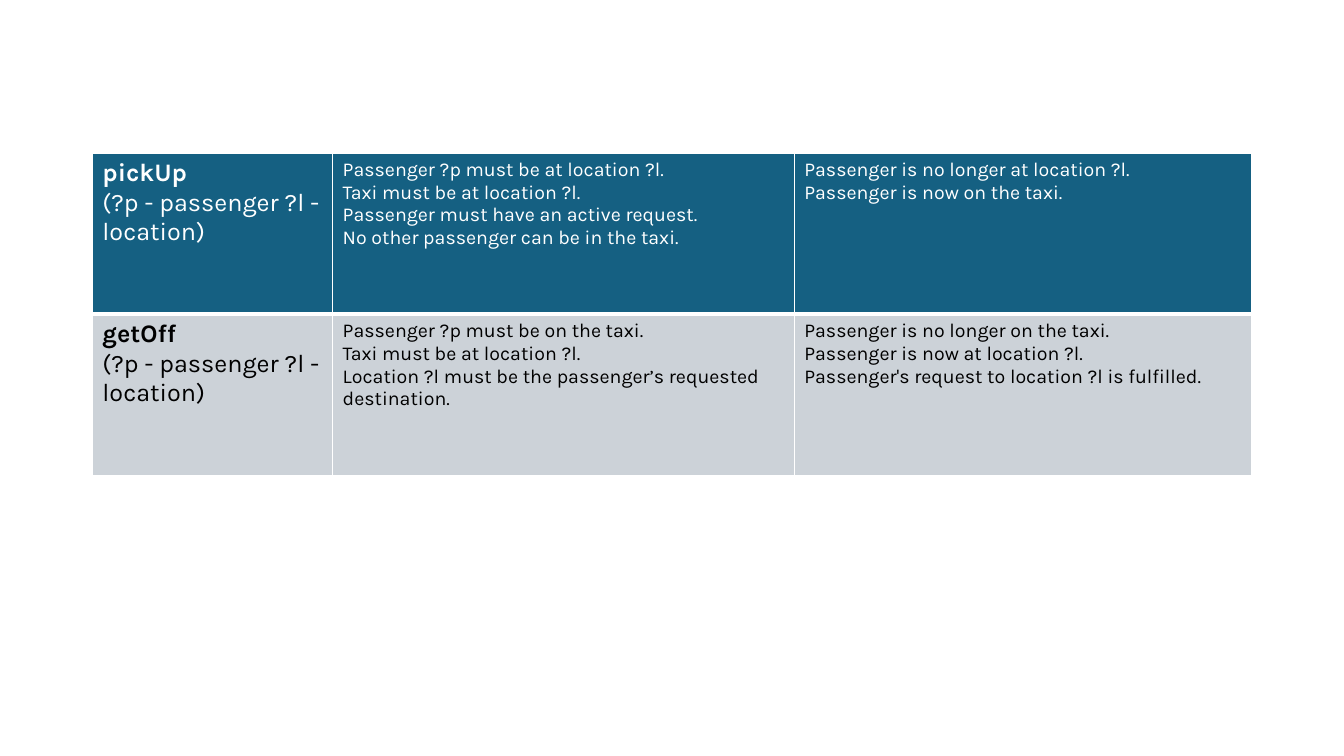
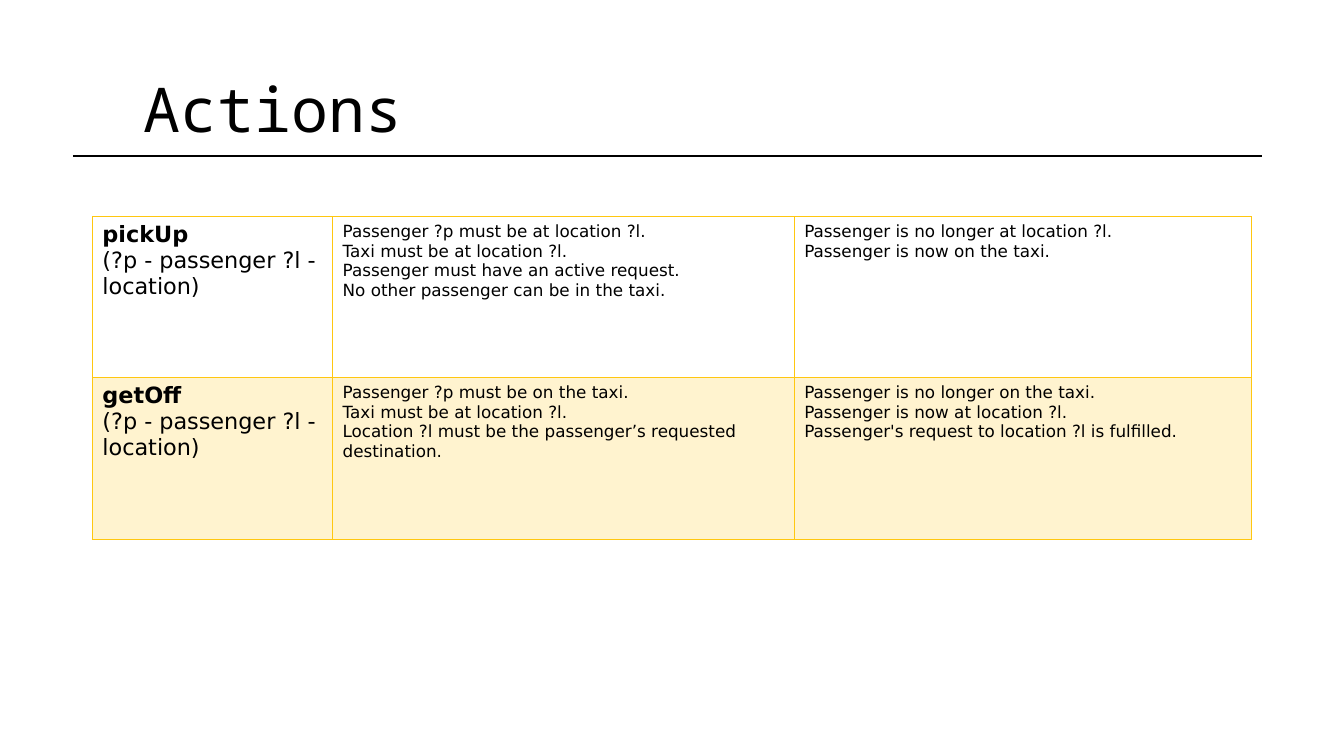
Before and after one commit to serenaragaglia/taxi_planning, a slide deck: slide 6 of documents/planning.pptx. Drawn at 1344x756 pixels with LibreOffice and Linux fonts; fonts in the diff are those of the drawing. Boxes give left, top, right and bottom in pixels: in the first picture for what was removed or moved away, otherwise in the second. Text is boxed around its words. In the diff, an @@ line names an element or a change of style, - is before the commit and + after.

```diff
--- a/documents/planning.pptx
+++ b/documents/planning.pptx
@@ text added at <box>144,85,403,133</box>, 44 pt, text #000000 @@
+Actions
@@ line added from (73, 155) to (1262, 155), #000000 1.5 pt @@
@@ table at <box>93,217,1252,539</box> @@
@@ fill #156082 to none in row 1 @@
@@ fill #CCD2D8 to #FFC710 at 20% opacity in row 2 @@
@@ size 18 to 16 pt in "pickUp", "(?p - passenger ?l - location)", "getOff", "(?p - passenger ?l - location)" @@
@@ font Karla to DejaVu Sans @@
@@ text colour #FFFFFF to #000000 in "pickUp", "(?p - passenger ?l - location)", "Passenger ?p must be at location ?l.", "Taxi must be at location ?l." and 4 more places @@
@@ size 14 to 12 pt in "Passenger ?p must be at location ?l.", "Taxi must be at location ?l.", "Passenger must have an active request.", "No other passenger can be in the ..." and 8 more places @@
@@ borders changed @@
@@ table: place and size @@
-table at <box>93,153,1252,476</box>
+table at <box>93,217,1252,539</box>
```
Also in this commit, not shown: 19 other slides changed, 9 slides added, 1 slide removed, 1 other file.
